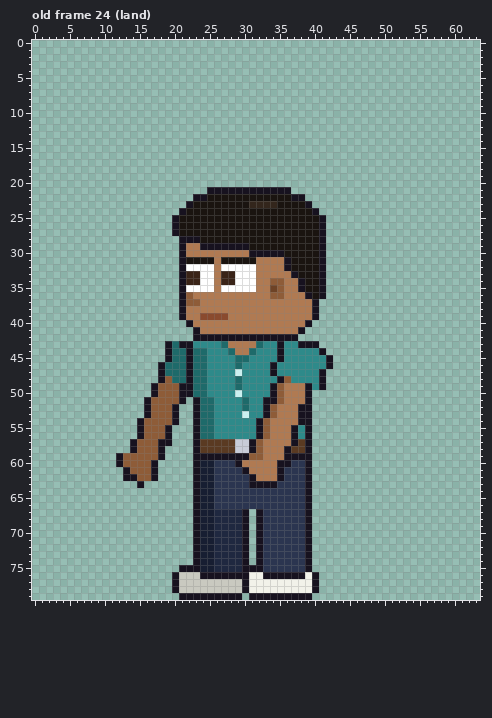
Edited in one commit: pixel-art file (sprites/expo/expo_vendh_left_anim.aseprite). Above: the version before the commit.
64x80 pixels, 123 frames. Colours within 5 levels of each other are drawn and written as one. Shown: old frame 24 (land). The commit also changed other frames, which this record leaves out.
Now the later version:
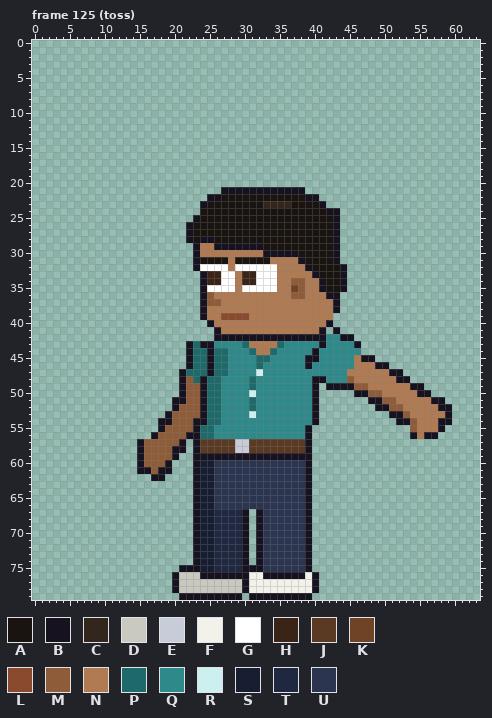
Palette (. is transparent): A #1a1410  B #17121f  C #33261c  D #c9c9c0  E #c8ccd8  F #f2f2ea  G #ffffff  H #3a2418  J #5a3a22  K #6e4326  L #8a4a2e  M #8e5c38  N #b07a52  P #1e6a6a  Q #2e8a8a  R #ccf0f0  S #171e32  T #1f2840  U #2b3550
A new or re-ordered frame is compared with the old frame closest to it.
From old to new:
frames 123 -> 129
Changed rows in their new state; - is an unchanged pixel.
Frame 125 (toss) is new; against old frame 24 (land):
first column x 12:
21 -------------..----------BB---------------------
22 -----------..BB----------AABB-------------------
23 ----------..B------AA--CC--AAB------------------
24 ---------...----------------AABB----------------
25 --------...B-----------------AAB----------------
26 --------..B------------------AAB----------------
27 --------..B------------------AAB----------------
28 ---------.-ABB---------------AAB----------------
29 ---------..BNN-----BB--------AAB----------------
30 ---------..B-------NN---BB---AAB----------------
31 ---------..B--A-N---AA--NNB--AAB----------------
32 ---------..B--G-N---GGG-NNNB-AAAB---------------
33 ---------...BHHGGNHHGGG--NNNBAAAB---------------
34 ---------...BHHGGNHHGGGN-MMNN-AAB---------------
35 ---------...B-G--N--GGGN-KMNN-AAB---------------
36 ---------...BM--------NN-MMNNNBB----------------
37 ---------...BMM-------------NNNB----------------
38 ---------...B---------------NNNB----------------
39 ---------...BNN-LLL---------NNN-----------------
40 ----------...B-------------NNNB-----------------
41 -----------...B-----------NNNB-B----------------
42 -----------...------------BBBBQQBB--------------
43 -------...-PBB-QQQP-NNNP--QQQBQQQQB-------------
44 -------...---BPPQQQ-NNPQ----BQQQQQQ-------------
45 -------...---BPP-QQ-PP-Q---BB-QQQQNBB-----------
46 ------....---BPP-Q--P-Q----B--QQQQNNNBB---------
47 ------...BP--BPP-Q--R-Q------QQQQNNNNNNBB-------
48 ------...BM-BPP--Q-P---QQ---B-QQQMNNNNNNBB------
49 -----....-MMBPP--Q-P--QQQQQQB.BBBBMMNNNNNNBB----
50 -----....-MMBPP--Q-R--QQQQQQB-----BBMMNNNNNBB---
51 ----....B-MMB-P---QP-QQQQQQQB-------BBMMNNNNNBB-
52 ----....-MMMB-P---QP-QQQQQQQB--------BBMMNNNNNBB
53 ----...BMMMMB-P---QR-QQQQQQQB----------BBMNNNNNB
54 ---...BBMMM-B-P-----QQQQQQQQB-----------BBMNNNBB
55 ---...BMMMM---------QQQQQQ----------------MNNNB-
56 ---..B-MMMB---------QQQQQQ----------------BNBB--
57 --.B--MMMB---------JJJJJJJ----------------------
58 --.B--MMBB---------JJJJJJ-----------------------
59 ...B--MMB----------BBBBB------------------------
60 ...B-MMB---------UUUUUUUU-----------------------
61 -..BBMBB----------UUUUUU------------------------
62 -....-B------------UUUUU------------------------
63 ---.---------------UUUU-------------------------
